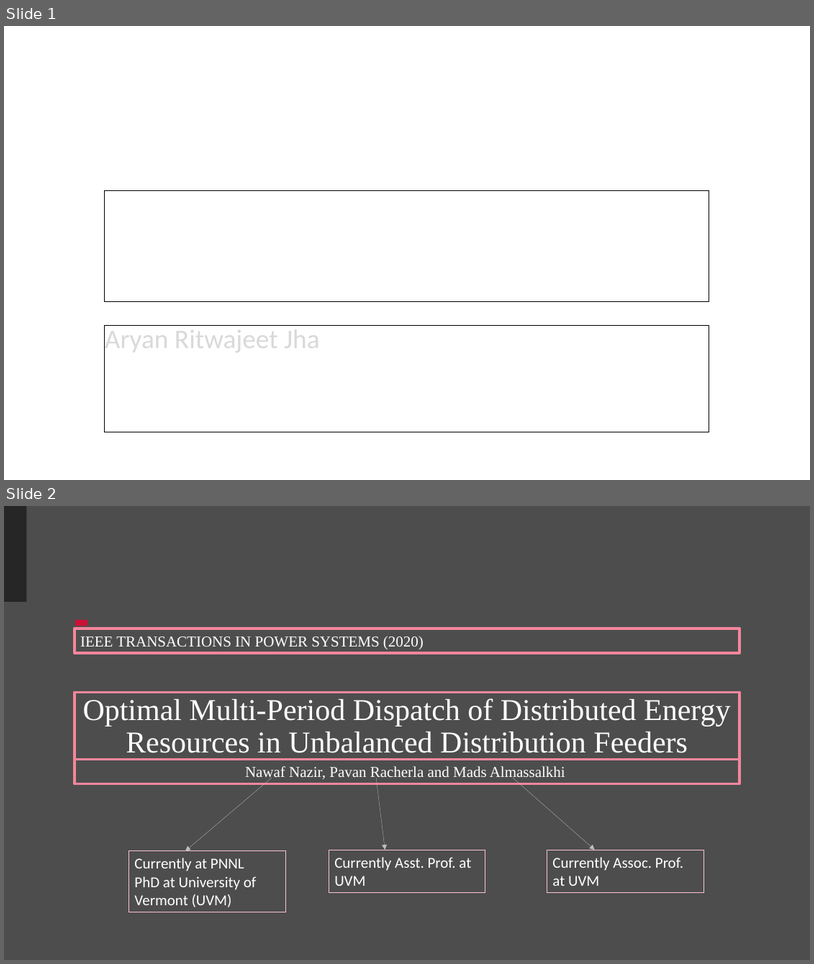
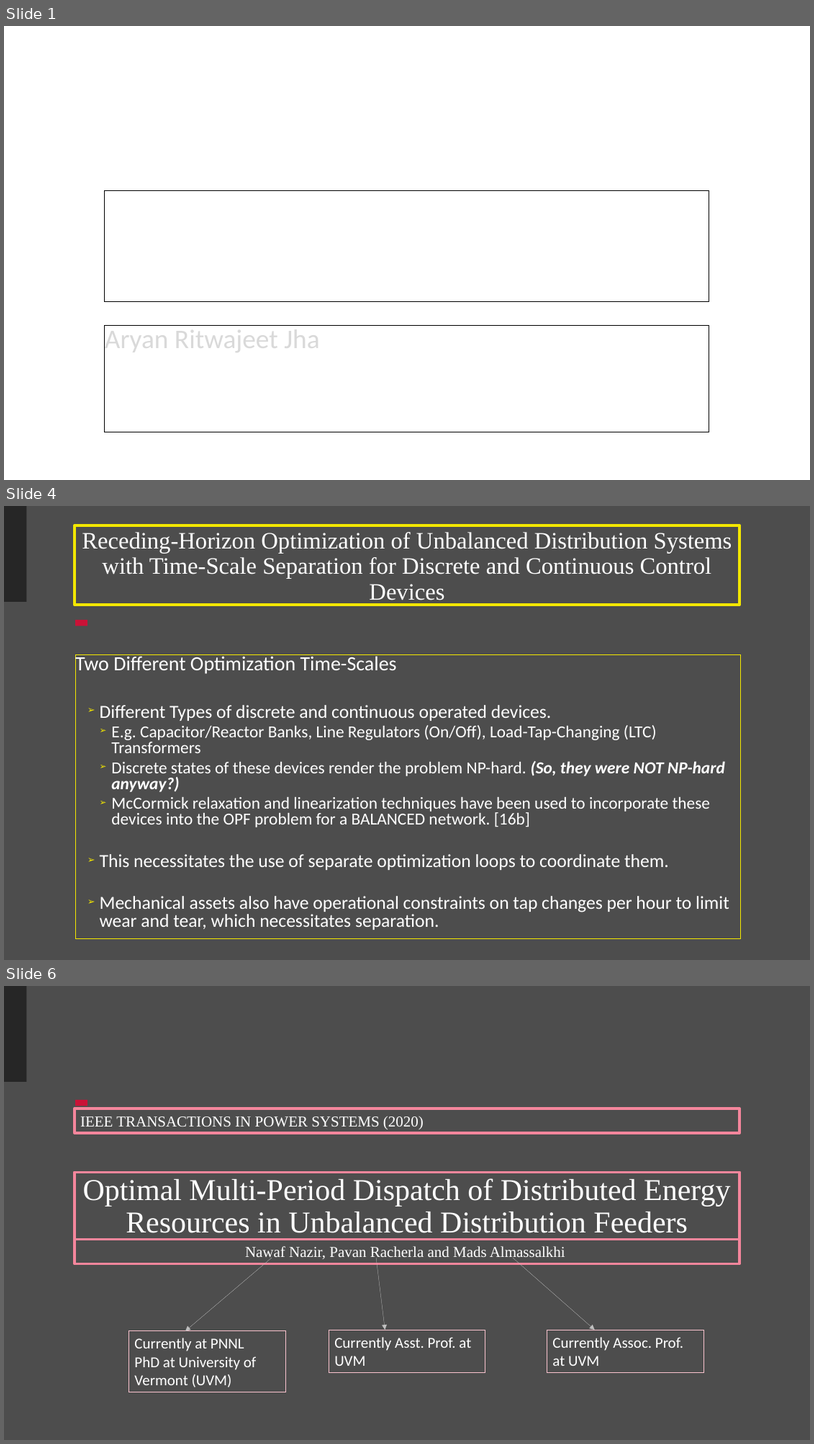
Before and after one commit to Realife-Brahmin/OriginalDocsHub, a slide deck: research_showcase/multiPeriodOptimization_aryan_ritwajeet_jha.pptx. Shown one above the other, each under a label of ours: slides 1 and 2 before the commit, slides 1, 4 and 6 after it; the slides between them are not shown. The pictures are 814x964 and 814x1444 pixels, drawn with LibreOffice and Linux fonts; fonts in the diff are those of the drawing; background and template pictures are left out. Boxes give left, top, right and bottom in pixels: in the first picture for what was removed or moved away, otherwise in the second. Text is boxed around its words. In the diff, an @@ line names an element or a change of style, - is before the commit and + after.

```diff
--- a/research_showcase/multiPeriodOptimization_aryan_ritwajeet_jha.pptx
+++ b/research_showcase/multiPeriodOptimization_aryan_ritwajeet_jha.pptx
@@ slide 4 added at box(4, 506, 810, 960), background #4D4D4D; not listed: 2 template elements that a slide beside it also shows @@
@@ title added at box(74, 525, 741, 605), outline #F3E700 3 pt, 28 pt, text #FFFFFF @@
+Receding-Horizon Optimization of Unbalanced Distribution Systems with Time-Scale Separation for Discrete and Continuous Control Devices
@@ text added at box(75, 655, 741, 939), outline #F3E700 0.75 pt, 20 pt, text #FFFFFF @@
+Two Different Optimization Time-Scales
+  ➢ Different Types of discrete and continuous operated devices.
+    ➢ E.g. Capacitor/Reactor Banks, Line Regulators (On/Off), Load-Tap-Changing (LTC) Transformers
+    ➢ Discrete states of these devices render the problem NP-hard. (So, they were NOT NP-hard anyway?)
+    ➢ McCormick relaxation and linearization techniques have been used to incorporate these devices into the OPF problem for a BALANCED network. [16b]
+  ➢ This necessitates the use of separate optimization loops to coordinate them.
+  ➢ Mechanical assets also have operational constraints on tap changes per hour to limit wear and tear, which necessitates separation.
@@ what was slide 2 is now slide 6 @@
```
Also in this commit, not shown: 1 slide changed, 4 other slides added.
